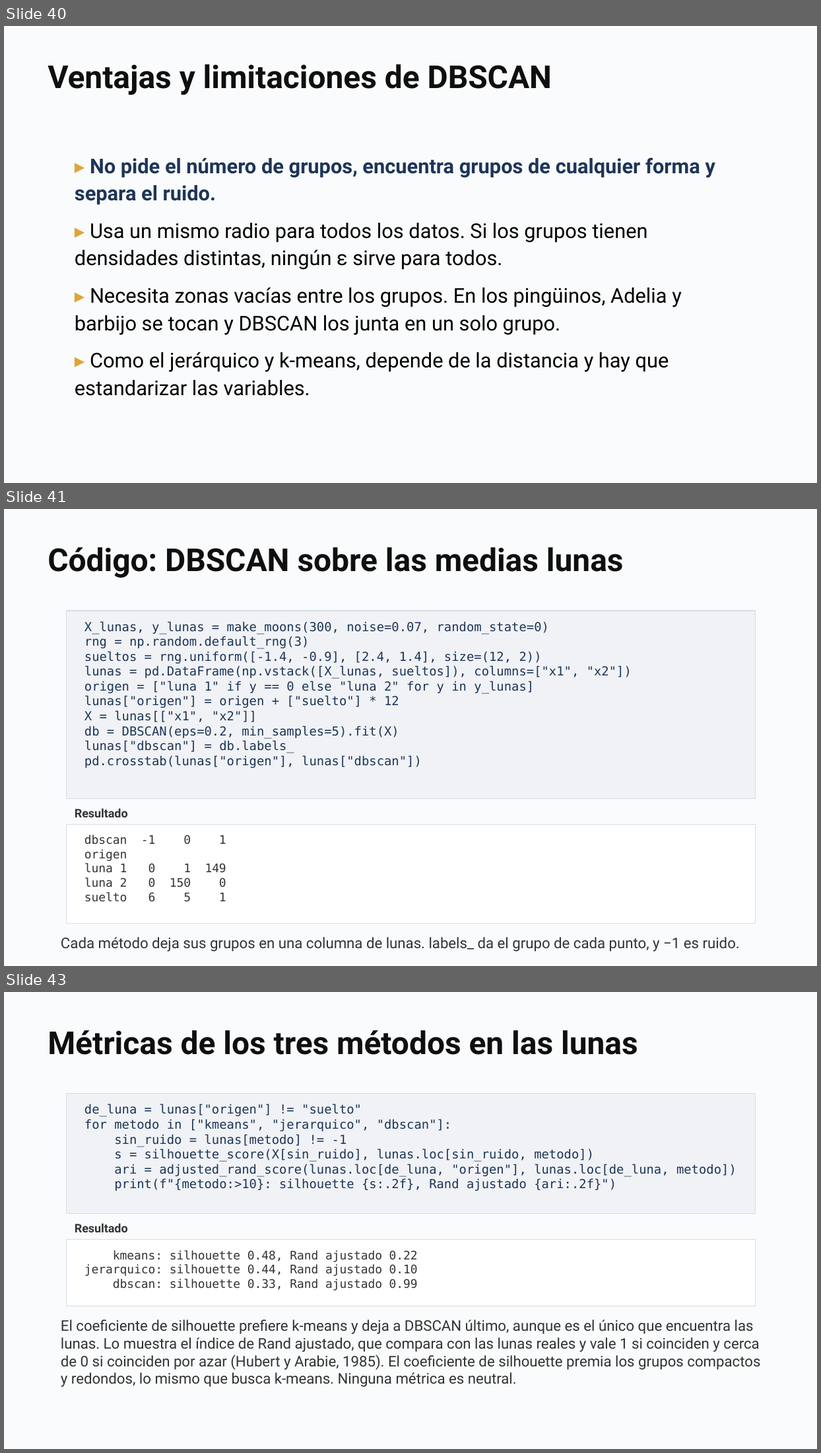
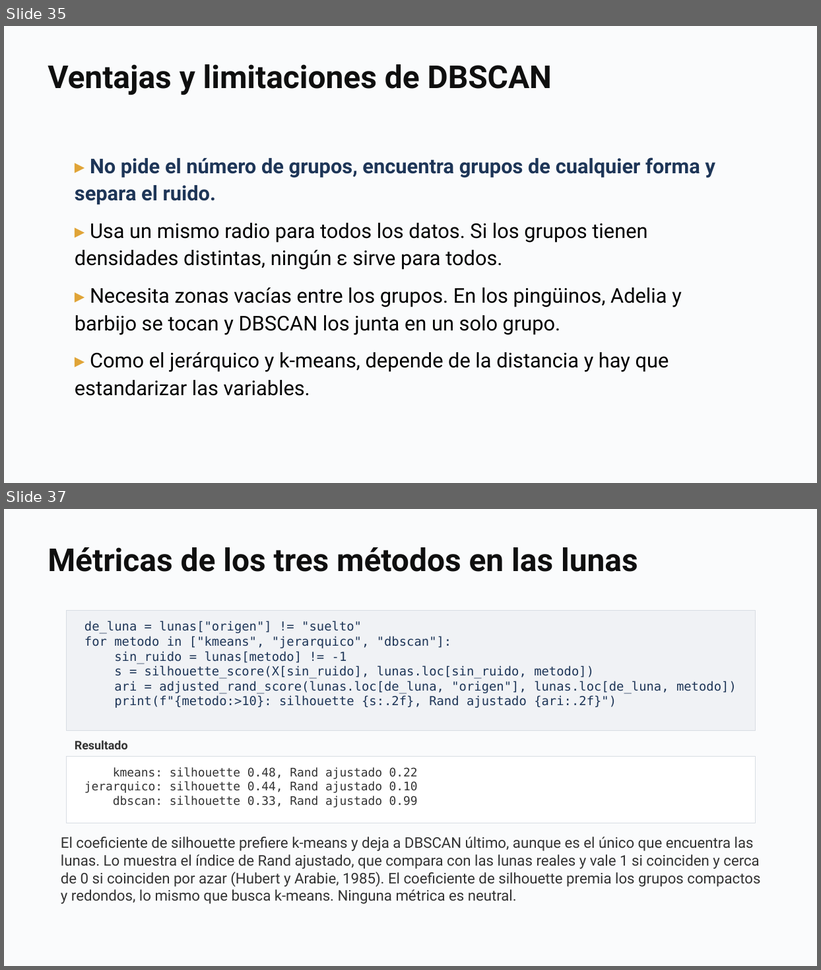
Before and after one commit to daniopitz/cienciadatos, a slide deck: presentaciones/clase09_clustering.pptx. Shown one above the other, each under a label of ours: slides 40, 41 and 43 before the commit, slides 35 and 37 after it; the slides between them are not shown. The pictures are 821x1453 and 821x970 pixels, drawn with LibreOffice and Linux fonts; fonts in the diff are those of the drawing. Boxes give left, top, right and bottom in pixels: in the first picture for what was removed or moved away, otherwise in the second. Text is boxed around its words. In the diff, an @@ line names an element or a change of style, - is before the commit and + after.

```diff
--- a/presentaciones/clase09_clustering.pptx
+++ b/presentaciones/clase09_clustering.pptx
@@ slide 41 removed at [4,509,817,966], background #FFFFFF @@
@@ rectangle removed at [4,509,817,966] @@
@@ text removed at [48,547,624,578] @@
-Código: DBSCAN sobre las medias lunas
@@ rectangle removed at [67,611,755,799] @@
-X_lunas, y_lunas = make_moons(300, noise=0.07, random_state=0)
-rng = np.random.default_rng(3)
-sueltos = rng.uniform([-1.4, -0.9], [2.4, 1.4], size=(12, 2))
-lunas = pd.DataFrame(np.vstack([X_lunas, sueltos]), columns=["x1", "x2"])
-origen = ["luna 1" if y == 0 else "luna 2" for y in y_lunas]
-lunas["origen"] = origen + ["suelto"] * 12
-X = lunas[["x1", "x2"]]
-db = DBSCAN(eps=0.2, min_samples=5).fit(X)
-lunas["dbscan"] = db.labels_
-pd.crosstab(lunas["origen"], lunas["dbscan"])
@@ rectangle removed at [67,824,755,923] @@
-dbscan -1 0 1
-origen
-luna 1 0 1 149
-luna 2 0 150 0
-suelto 6 5 1
@@ text removed at [75,808,128,817] @@
-Resultado
@@ text removed at [61,937,740,951] @@
-Cada método deja sus grupos en una columna de lunas. labels_ da el grupo de cada punto, y −1 es ruido.
@@ what was slide 40 is now slide 35 @@
@@ what was slide 43 is now slide 37 @@
```
Also in this commit, not shown: 3 slides changed, 5 other slides removed, 2 other files.
